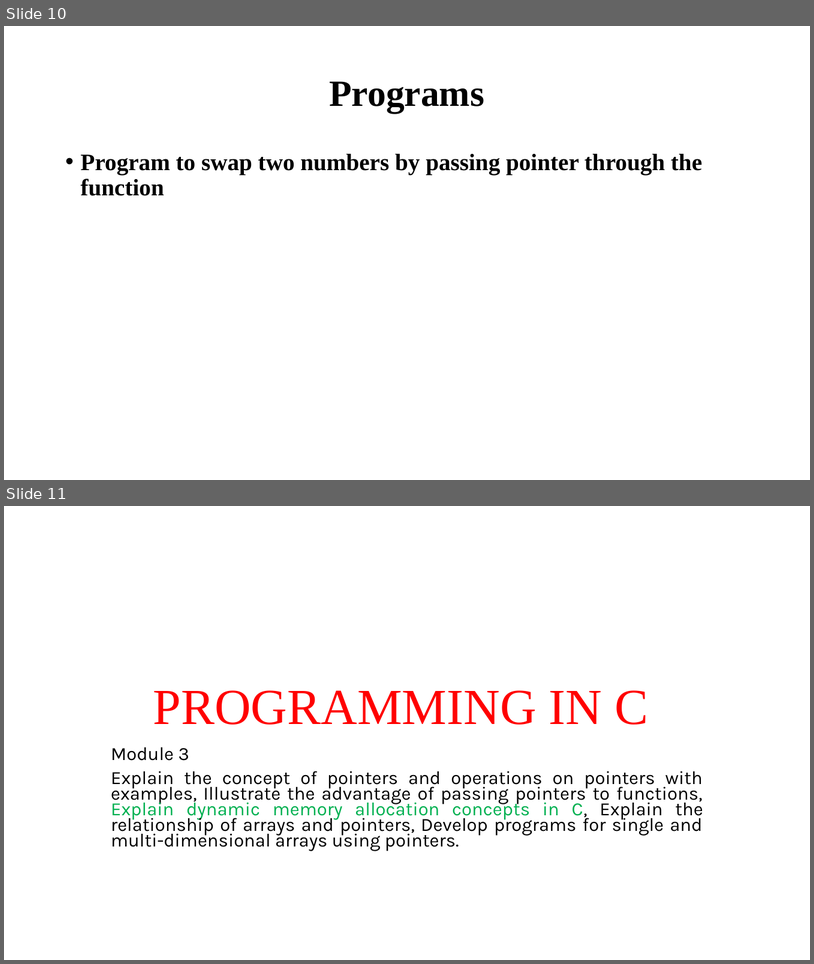
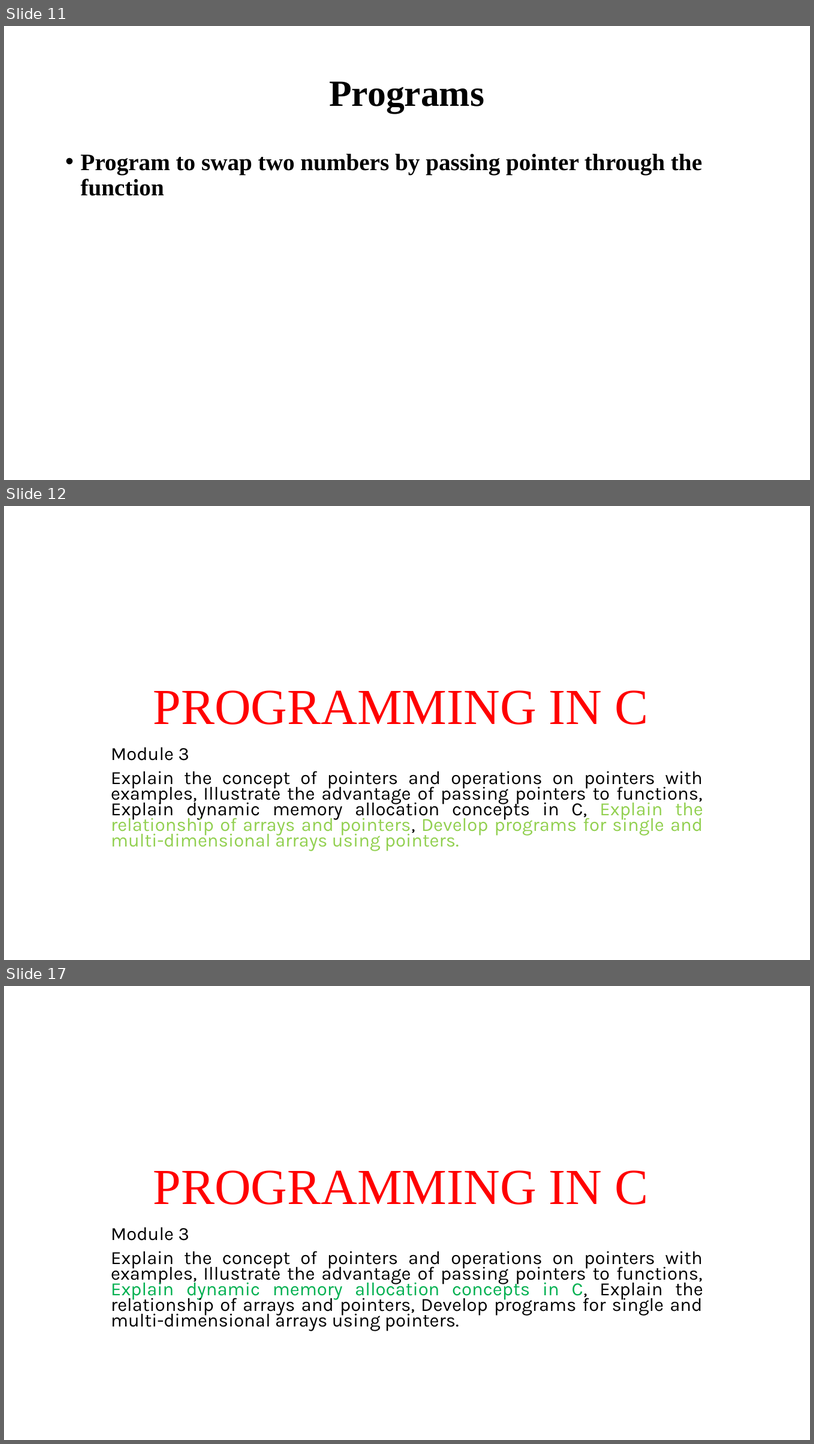
Before and after one commit to Anugrahashaju/S3_Programming_In_C, a slide deck: THEORY/MODULE3/Module_3 [Autosaved].pptm. Shown one above the other, each under a label of ours: slides 10 and 11 before the commit, slides 11, 12 and 17 after it; the slides between them are not shown. The pictures are 814x964 and 814x1444 pixels, drawn with LibreOffice and Linux fonts; fonts in the diff are those of the drawing. Boxes give left, top, right and bottom in pixels: in the first picture for what was removed or moved away, otherwise in the second. Text is boxed around its words. In the diff, an @@ line names an element or a change of style, - is before the commit and + after.

Commit message:
added programs based on the pass by reference

```diff
--- a/THEORY/MODULE3/Module_3 [Autosaved].pptm
+++ b/THEORY/MODULE3/Module_3 [Autosaved].pptm
@@ slide 12 added at bbox=[4, 506, 810, 960], background #FFFFFF @@
@@ title added at bbox=[153, 690, 648, 724], 60 pt, text #FF0000 @@
+PROGRAMMING IN C
@@ subtitle added at bbox=[111, 747, 703, 851], 22.2 pt, text #000000 @@
+Module 3
+Explain the concept of pointers and operations on pointers with examples, Illustrate the advantage of passing pointers to functions, Explain dynamic memory allocation concepts in C, Explain the relationship of arrays and pointers, Develop programs for single and multi-dimensional arrays using pointers.
@@ what was slide 10 is now slide 11 @@
@@ what was slide 11 is now slide 17 @@
```
Also in this commit, not shown: 6 other slides added, 10 other files.
